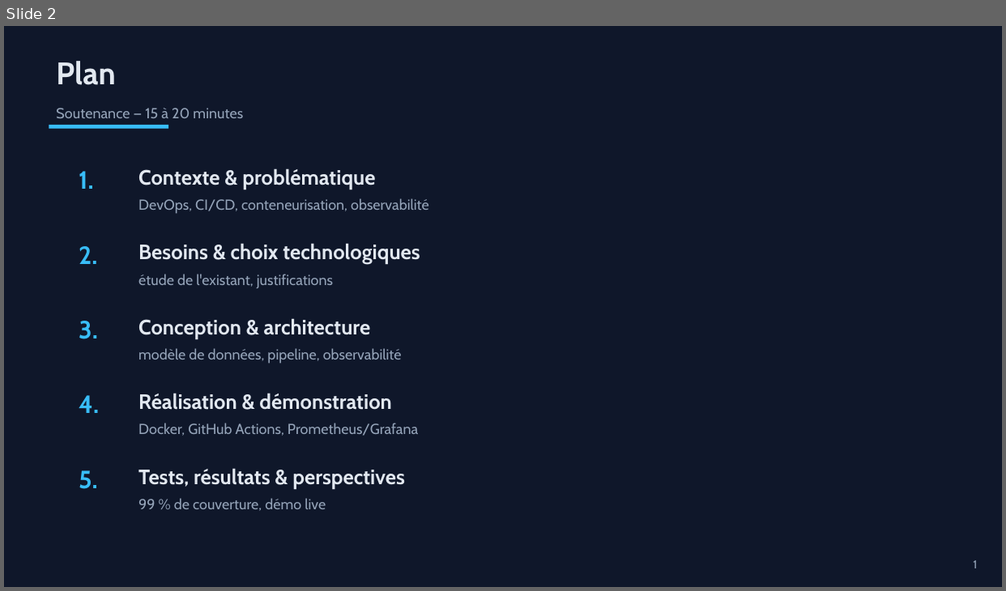
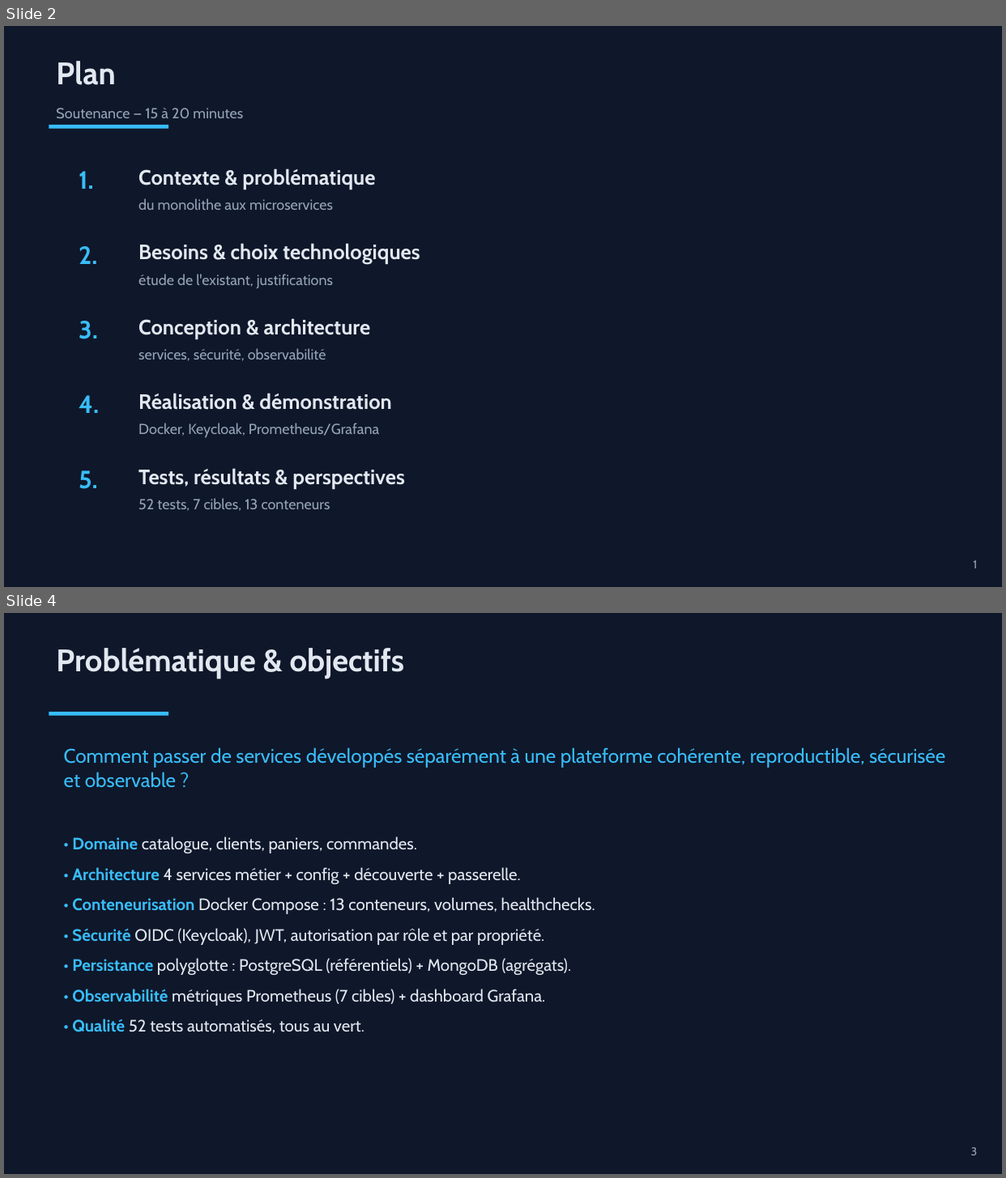
Before and after one commit to Chouaib-Raichy/PFE, a slide deck: soutenance/soutenance.pptx. Shown one above the other, each under a label of ours: slide 2 before the commit, slides 2 and 4 after it; the slides between them are not shown. The pictures are 1006x591 and 1006x1178 pixels, drawn with LibreOffice and Linux fonts; fonts in the diff are those of the drawing. Boxes give left, top, right and bottom in pixels: in the first picture for what was removed or moved away, otherwise in the second. Text is boxed around its words. In the diff, an @@ line names an element or a change of style, - is before the commit and + after.

```diff
--- a/soutenance/soutenance.pptx
+++ b/soutenance/soutenance.pptx
@@ slide 4 added at <box>4,613,1002,1174</box>, background #0F172A @@
@@ text added at <box>56,648,405,679</box>, 30 pt, text #E2E8F0, bold @@
+Problématique & objectifs
@@ rectangle added at <box>49,712,168,716</box>, fill #38BDF8 @@
@@ text added at <box>64,747,945,788</box>, 19 pt, text #38BDF8 @@
+Comment passer de services développés séparément à une plateforme cohérente, reproductible, sécurisée et observable ?
@@ text added at <box>72,837,595,1033</box>, 16 pt, text #E2E8F0 @@
+• Domaine catalogue, clients, paniers, commandes.
+• Architecture 4 services métier + config + découverte + passerelle.
+• Conteneurisation Docker Compose : 13 conteneurs, volumes, healthchecks.
+• Sécurité OIDC (Keycloak), JWT, autorisation par rôle et par propriété.
+• Persistance polyglotte : PostgreSQL (référentiels) + MongoDB (agrégats).
+• Observabilité métriques Prometheus (7 cibles) + dashboard Grafana.
+• Qualité 52 tests automatisés, tous au vert.
@@ text added at <box>971,1148,978,1156</box>, 11 pt, text #94A3B8 @@
+3
@@ slide 2 changed as well @@
@@ text at <box>138,199,333,210</box>: text changed @@
-DevOps, CI/CD, conteneurisation, observabilité
+du monolithe aux microservices
@@ text at <box>138,348,326,361</box>: text changed @@
-modèle de données, pipeline, observabilité
+services, sécurité, observabilité
@@ text at <box>138,423,379,438</box>: text changed @@
-Docker, GitHub Actions, Prometheus/Grafana
+Docker, Keycloak, Prometheus/Grafana
@@ text at <box>138,498,330,511</box>: text changed @@
-99 % de couverture, démo live
+52 tests, 7 cibles, 13 conteneurs
```
Also in this commit, not shown: 6 other slides changed, 10 other slides added, 9 slides removed, 4 other files.
